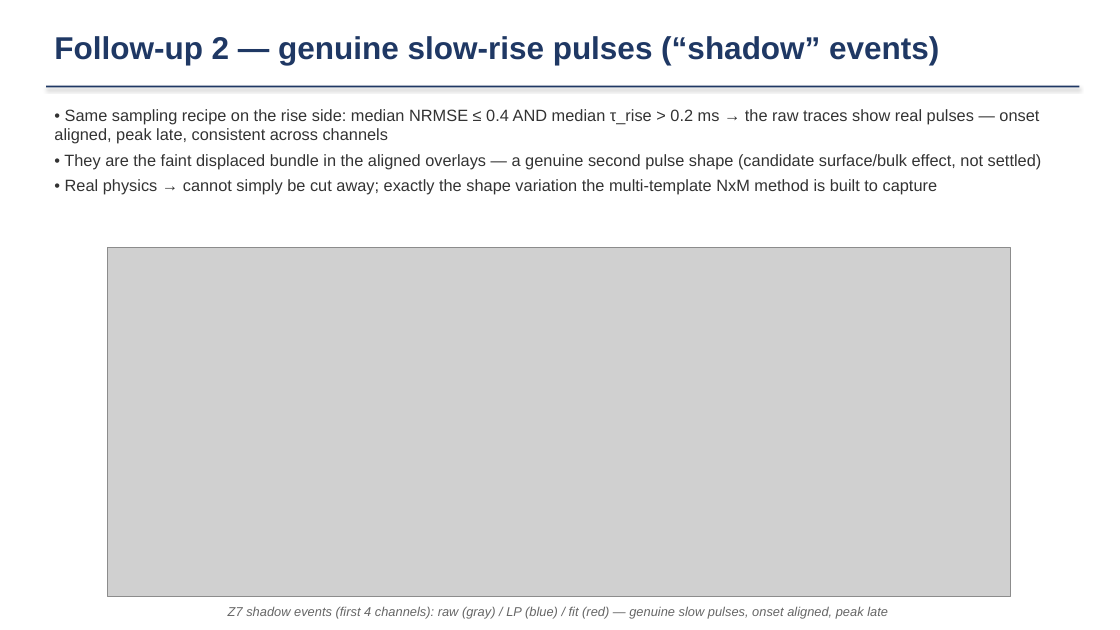
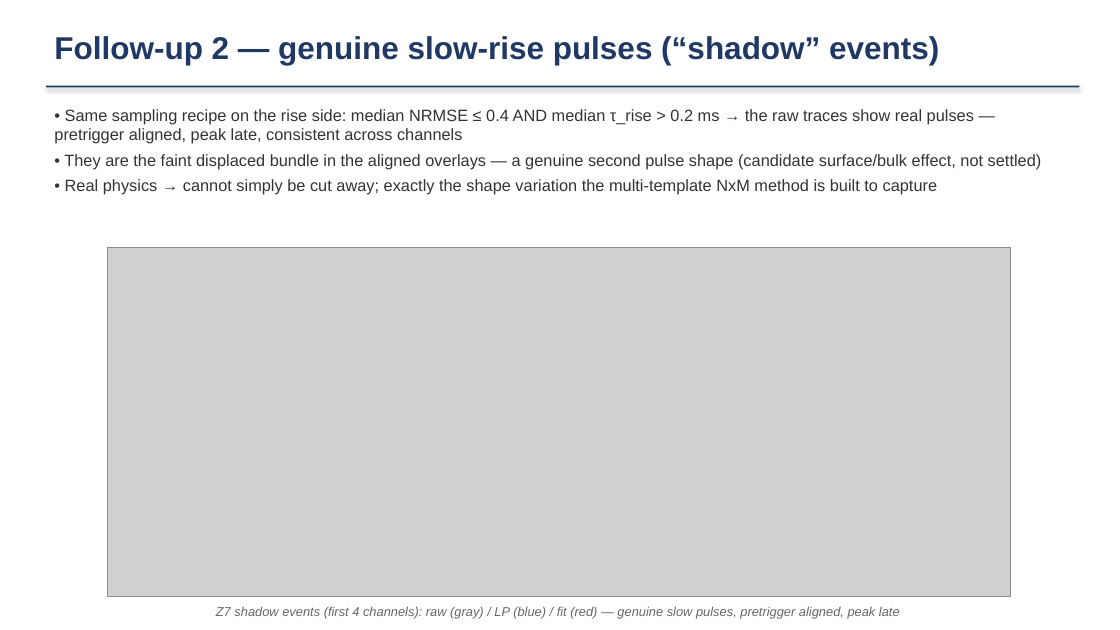
Before and after one commit to ZhihengLi0/urop, a slide deck: slide 9 of snolab/presentation/SNOLAB_R4_pulse_templates_20260715.pptx. Drawn at 1120x630 pixels with LibreOffice and Linux fonts; fonts in the diff are those of the drawing; grey boxes stand for pictures. Boxes give left, top, right and bottom in pixels: in the first picture for what was removed or moved away, otherwise in the second. Text is boxed around its words. In the diff, an @@ line names an element or a change of style, - is before the commit and + after.

```diff
--- a/snolab/presentation/SNOLAB_R4_pulse_templates_20260715.pptx
+++ b/snolab/presentation/SNOLAB_R4_pulse_templates_20260715.pptx
@@ text at [54,109,974,144]: text changed @@
-• Same sampling recipe on the rise side: median NRMSE ≤ 0.4 AND median τ_rise > 0.2 ms → the raw traces show real pulses — onset aligned, peak late, consistent across channels
+• Same sampling recipe on the rise side: median NRMSE ≤ 0.4 AND median τ_rise > 0.2 ms → the raw traces show real pulses — pretrigger aligned, peak late, consistent across channels
@@ text at [216,606,900,618]: text changed @@
-Z7 shadow events (first 4 channels): raw (gray) / LP (blue) / fit (red) — genuine slow pulses, onset aligned, peak late
+Z7 shadow events (first 4 channels): raw (gray) / LP (blue) / fit (red) — genuine slow pulses, pretrigger aligned, peak late
```
Also in this commit, not shown: 4 other slides changed, 7 other files.
